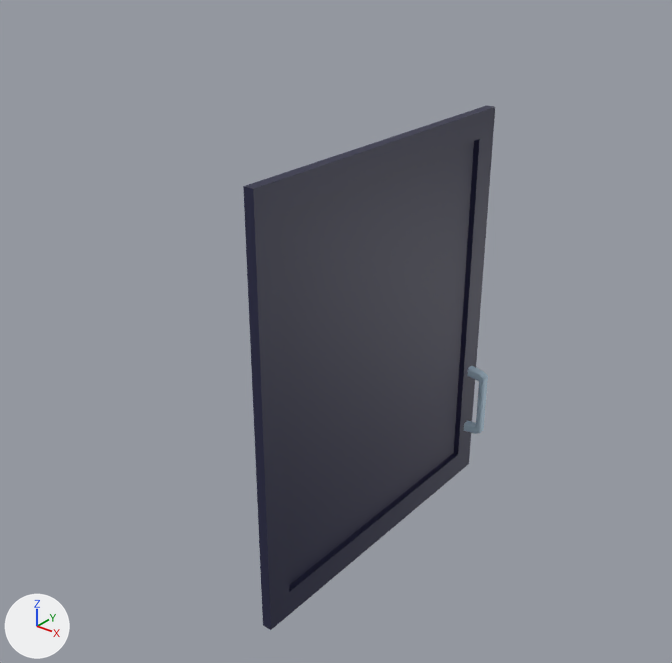
Renders of the Blender file Assets/Models/kitchen-top-cupboards.blend from each side of a commit.
Rendered twice from a 50 mm camera at (1.45, -1.694, 1.275) aimed at (0.207, -0.14, 0.312). Lighting does not change. The marker at lower left points along +X, +Y and +Z.

Before the edit, the objects in view are built like this:
```python
me_cube_001 = bpy.data.meshes.new('Cube.001')
me_cube_001.from_pydata(...)  # 40 vertices, 31 faces; spans x 0.0..0.5, y -0.75..0.75, z 0.0..0.88
me_cube_001.materials.append(mat_material)  # picture img_hotpandagradientpalette_png
me_cube_002 = bpy.data.meshes.new('Cube.002')
me_cube_002.from_pydata(...)  # 76 vertices, 66 faces; spans x 0.0..0.063, y -0.709..0.0, z -0.429..0.429
me_cube_002.materials.append(mat_material)  # picture img_hotpandagradientpalette_png
me_cube_003 = bpy.data.meshes.new('Cube.003')
me_cube_003.from_pydata(...)  # 76 vertices, 66 faces; spans x 0.0..0.063, y 0.0..0.709, z -0.429..0.429
me_cube_003.materials.append(mat_material)  # picture img_hotpandagradientpalette_png
ob_cupboard = bpy.data.objects.new('Cupboard', me_cube_001)
ob_cupboard.location = (0.0, 0.0, 0.0)
ob_cupboard.hide_set(True)
ob_door_left = bpy.data.objects.new('Door Left', me_cube_003)
ob_door_left.parent = ob_cupboard
ob_door_left.location = (0.502, -0.729, 0.435)
ob_door_right = bpy.data.objects.new('Door Right', me_cube_002)
ob_door_right.parent = ob_cupboard
ob_door_right.location = (0.502, 0.725, 0.435)
ob_door_right.hide_set(True)
```
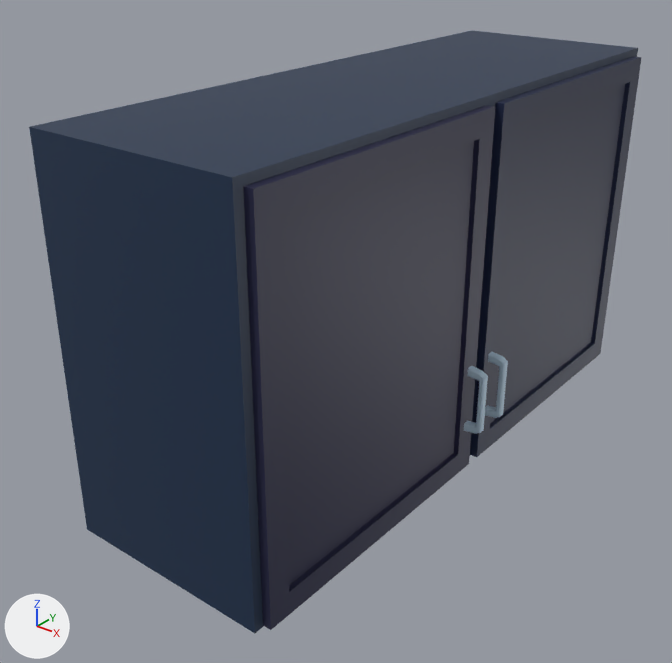
Location of each change, (x1, y1, x2, y2) in pixels of the pictures (672 x 663 px):
'Cupboard', shown (blue): after (29, 30, 638, 633)
'Door Right', shown: after (470, 56, 642, 457)

What changed in the scene script:
```text
Change ob_cupboard:
    remove ob_cupboard.hide_set(True)
Change ob_door_right:
    remove ob_door_right.hide_set(True)
```
